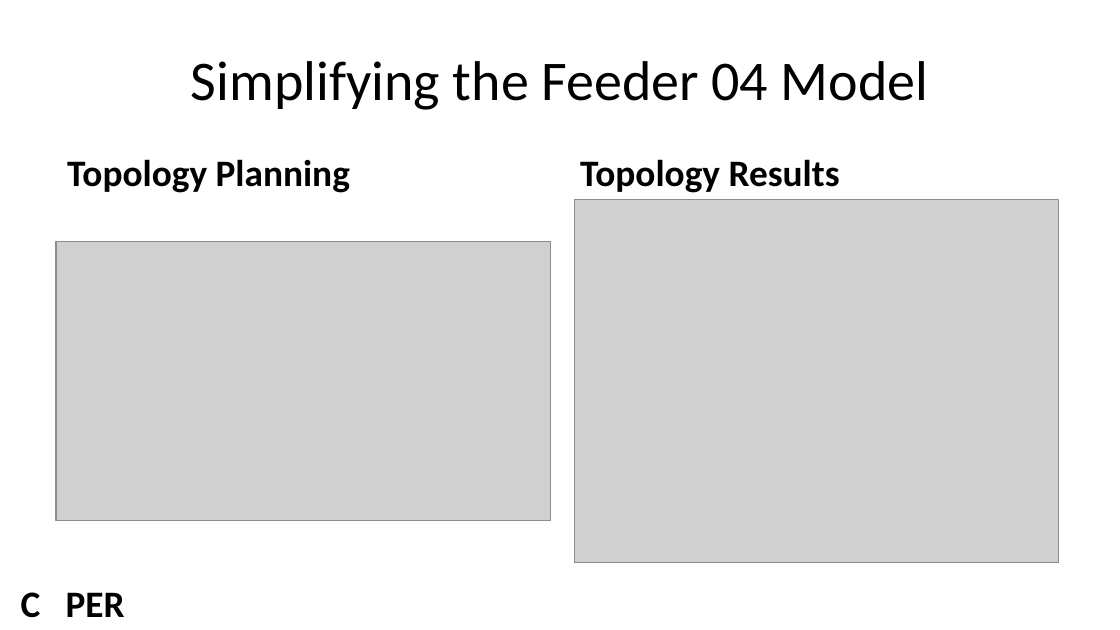
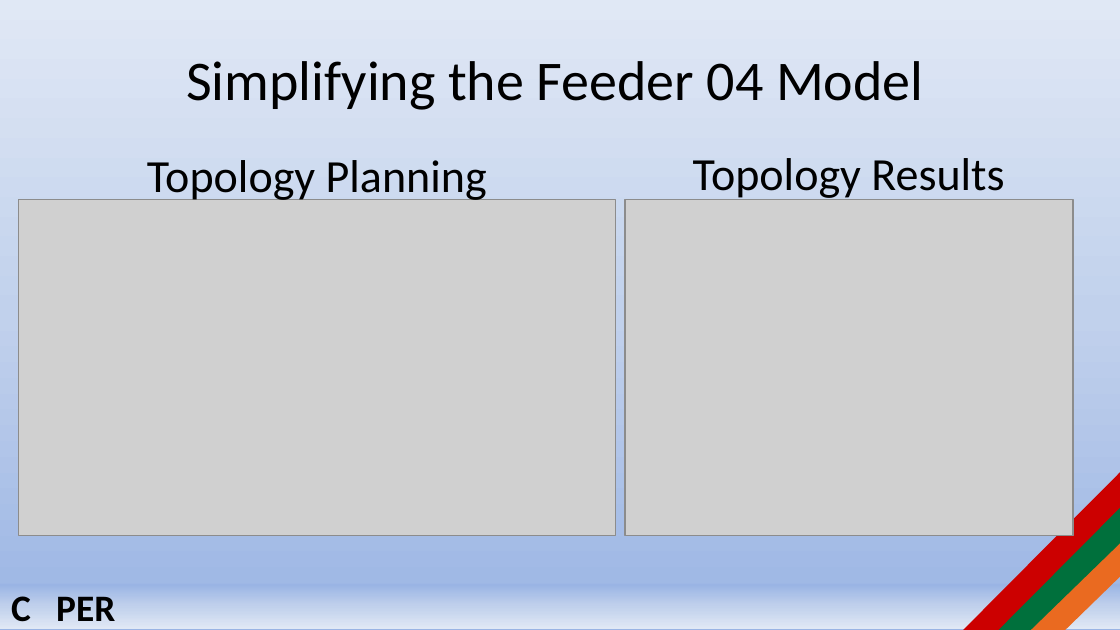
Before and after one commit to jlavall1/CAPER, a slide deck: slide 4 of 06_Joshua_Smith/Documents/CAPER April 4 5 2016.pptx (slide 5 before the commit). Drawn at 1120x630 pixels with LibreOffice and Linux fonts; fonts in the diff are those of the drawing; grey boxes stand for pictures; background and template pictures are left out. Boxes give left, top, right and bottom in pixels: in the first picture for what was removed or moved away, otherwise in the second. Text is boxed around its words. In the diff, an @@ line names an element or a change of style, - is before the commit and + after.

```diff
--- a/06_Joshua_Smith/Documents/CAPER April 4 5 2016.pptx
+++ b/06_Joshua_Smith/Documents/CAPER April 4 5 2016.pptx
@@ background #FFFFFF to gradient #9AB5E4 to #C2D1ED to #E1E8F5 @@
@@ title "Simplifying the Feeder 04 Model": place and size @@
-title "Simplifying the Feeder 04 Model" at bbox=[191, 61, 928, 110]
+title "Simplifying the Feeder 04 Model" at bbox=[186, 61, 923, 110]
@@ text "Topology Planning": place and size @@
-text "Topology Planning" at bbox=[67, 159, 350, 193]
+text "Topology Planning" at bbox=[147, 160, 487, 200]
@@ text "Topology Planning" at bbox=[147, 160, 487, 200]: size 24 to 29.6 pt, bold off; alignment left to centre; more space between paragraphs; vertical alignment bottom to top @@
@@ text "Topology Results" at bbox=[693, 158, 1004, 200]: size 24 to 29.6 pt, bold off; alignment left to centre; more space between paragraphs; vertical alignment bottom to top @@
@@ text "Topology Results": place and size @@
-text "Topology Results" at bbox=[580, 159, 840, 193]
+text "Topology Results" at bbox=[693, 158, 1004, 200]
@@ picture: place and size @@
-picture at bbox=[56, 242, 551, 521]
+picture at bbox=[19, 199, 616, 535]
@@ picture: place and size @@
-picture at bbox=[575, 199, 1058, 562]
+picture at bbox=[625, 199, 1073, 535]
@@ diag stripe added at bbox=[963, 473, 1120, 630], fill #CC0000 @@
@@ diag stripe added at bbox=[993, 507, 1120, 630], fill #00703C @@
@@ diag stripe added at bbox=[1029, 542, 1120, 630], fill #EA6A20 @@
@@ text "C PER" rewrapped from bbox=[21, 592, 125, 618] to bbox=[11, 596, 115, 629] @@
```
Also in this commit, not shown: 7 other slides changed, 1 slide added, 1 slide removed, 24 other files.
